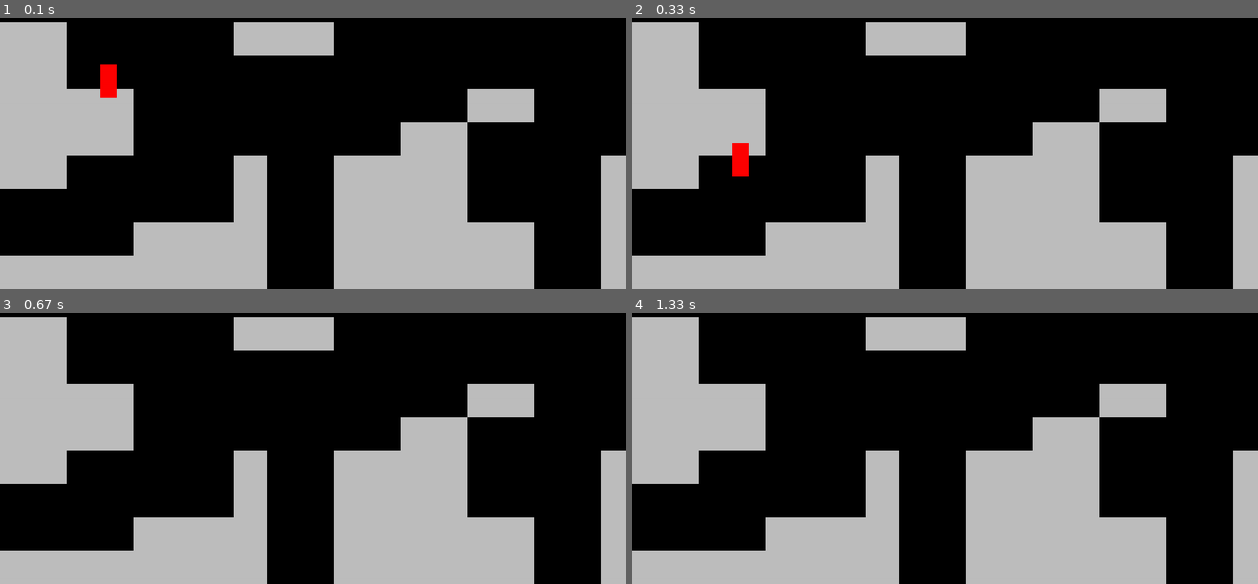
Above: before the commit, frames 1-4 (two rows, left to right).
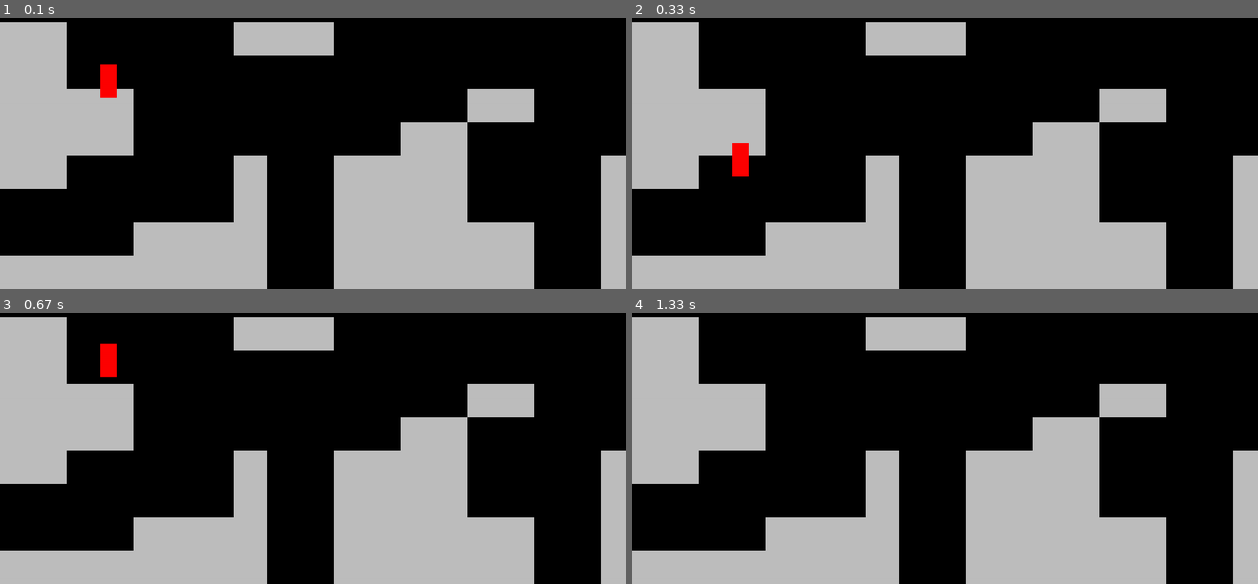
Above: after the commit, the same moments.

Repository: miroslavsavel/SuperMirioBros
Game: pygame game, started from main.py
Same seed, same stepped clock (60 frames per second), same inputs: the game is played once before the commit and once after it.
Inputs:
- Up to frame 1 (0.1 s): no input
- Up to frame 2 (0.33 s): no input
- Up to frame 3 (0.67 s): tap Space at 0.33 s
- Up to frame 4 (1.33 s): hold Right 0.67-1.13 s; hold Right from 1.17 s (still down)

Frames 1-2 are identical in both runs. In frame 3, 0.3% of the frame differs, in the area x 16-19%, y 11-24%; in frame 4, nothing differs.

Commit message:
method for jumping with player

Diff:
--- a/player.py
+++ b/player.py
@@ -25,11 +25,17 @@
         else:
             self.direction.x = 0
             pass
+        if keys[pygame.K_SPACE]:
+            self.jump()
 
     def apply_gravity(self):
         self.direction.y += self.gravity
         self.rect.y += self.direction.y
 
+    """Method for counter acting gravity force"""
+    def jump(self):
+        self.direction.y = self.jump_speed
+
     def update(self):
         self.get_input()
         self.rect.x += self.direction.x * self.speed
